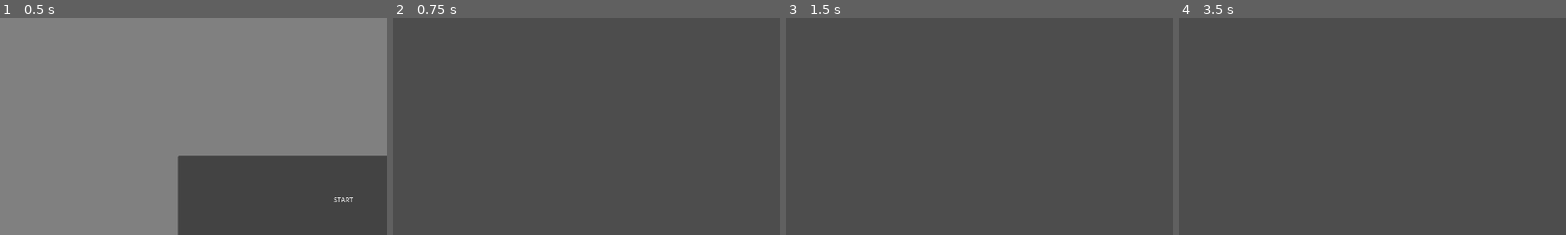
Above: before the commit, frames 1-4 (left to right).
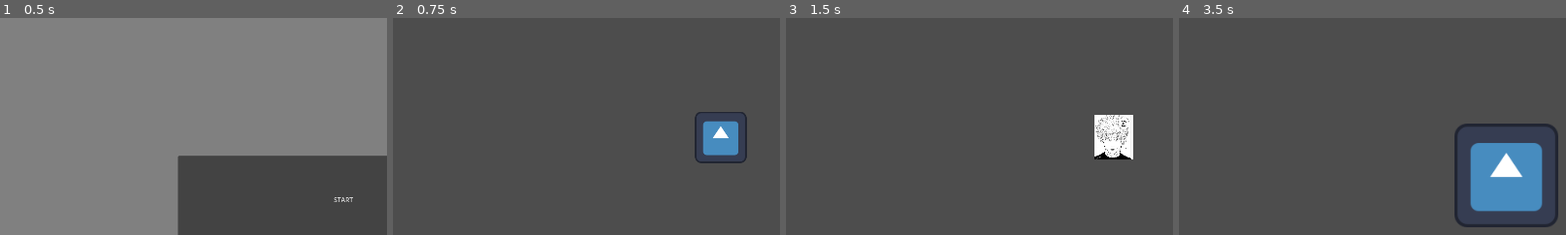
Above: after the commit, the same moments.

Repository: CrazyKamel/bbqJam
Game: Godot game, scene res://src/main.tscn
Two runs of this game, one before a commit and one after it. Both use one fixed random seed, a clock stepped at 60 frames per second and the inputs below. The engine's default icon, where the game draws it, is replaced by a stand-in: a white triangle on a blue panel in a dark square.
Inputs:
- Up to frame 1 (0.5 s): no input
- Up to frame 2 (0.75 s): click "START" at 0.5 s
- Up to frame 3 (1.5 s): tap Enter at 1.25 s; hold Space (space) from 1.28 s (still down)
- Up to frame 4 (3.5 s): release Space (space) at 2.03 s; tap Tab at 2.1 s; hold Space (space) from 2.78 s (still down)
The pictures show only the part of the screen within x 8-58%, y 14-64%; the shares and areas given below are measured in that part.

Frame 1 is identical in both runs. In frame 2, 1.9% of the frame differs, in the area x 77-92%, y 43-67%; in frame 3, 2.0%; in frame 4, 7.6%, in the area x 71-98%, y 48-97%.

Commit message:
added computer in Openspace

Diff:
--- a/src/Camera2D.gd
+++ b/src/OpenSpace/Camera2D.gd
@@ -5,7 +5,7 @@
 var officeZoomed = false
 
 # Define the zoom increment
-const ZOOM_POWER = 10
+var ZOOM_POWER = 2
 
 # Store the original zoom level and position
 var original_zoom = Vector2(1, 1)
--- a/src/OpenSpace/openSpace.tscn
+++ b/src/OpenSpace/openSpace.tscn
@@ -1,8 +1,18 @@
-[gd_scene load_steps=3 format=3 uid="uid://brs6u78mwggbp"]
+[gd_scene load_steps=5 format=3 uid="uid://brs6u78mwggbp"]
 
 [ext_resource type="Script" path="res://src/OpenSpace/openSpace.gd" id="1_u6x1y"]
 [ext_resource type="PackedScene" uid="uid://bjm1hhd336cw0" path="res://src/Collegue/collegue.tscn" id="2_k6vcc"]
+[ext_resource type="PackedScene" uid="uid://d15n6o6bdmmq2" path="res://src/Computer/computer.tscn" id="3_5jiol"]
+[ext_resource type="Script" path="res://src/OpenSpace/Camera2D.gd" id="4_kgnmf"]
 
 [node name="Node2D" type="Node2D"]
 script = ExtResource("1_u6x1y")
 collegue = ExtResource("2_k6vcc")
+
+[node name="Computer" parent="." instance=ExtResource("3_5jiol")]
+position = Vector2(961, 448)
+
+[node name="Camera2D" type="Camera2D" parent="." node_paths=PackedStringArray("target")]
+position = Vector2(960, 540)
+script = ExtResource("4_kgnmf")
+target = NodePath("../Computer")
